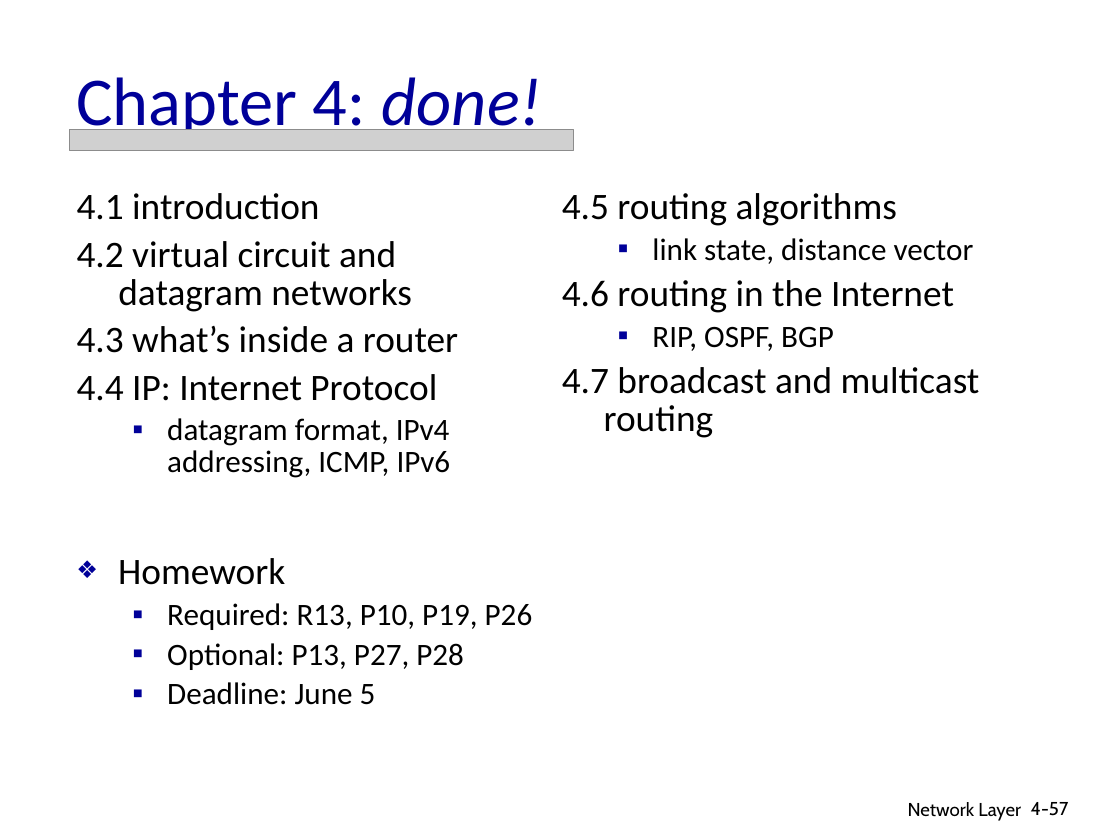
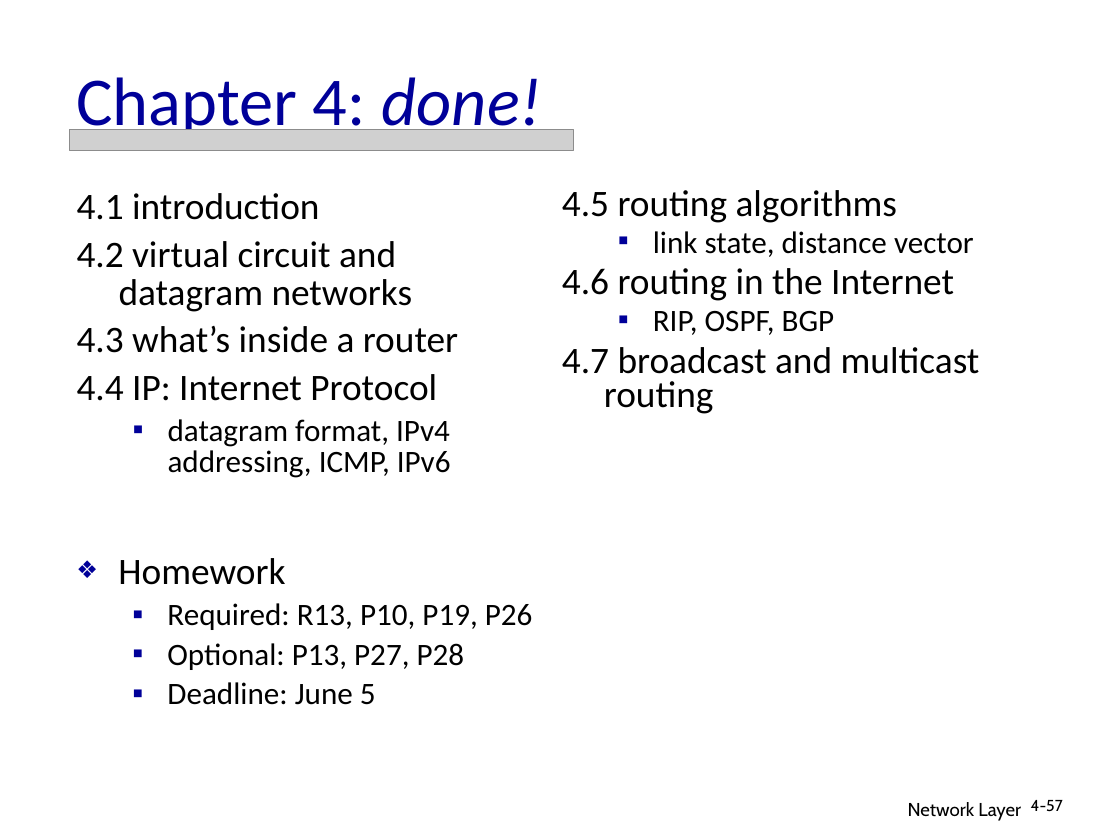
Before and after one commit to tomMoulard/PersonalSite, a slide deck: slide 57 of Main/assignment/network/Lecture_11_Ch04_Network_3.ppt. Drawn at 1120x840 pixels with LibreOffice and Linux fonts; fonts in the diff are those of the drawing; grey boxes stand for pictures. Boxes give left, top, right and bottom in pixels: in the first picture for what was removed or moved away, otherwise in the second. Text is boxed around its words. In the diff, an @@ line names an element or a change of style, - is before the commit and + after.

```diff
--- a/Main/assignment/network/Lecture_11_Ch04_Network_3.ppt
+++ b/Main/assignment/network/Lecture_11_Ch04_Network_3.ppt
@@ text "4.5 routing algorithms" at (562, 190, 980, 414): indent changed; line spacing 0.85 to 0.75 @@
@@ page number at (1031, 800, 1063, 812): size 12 to 10.2 pt; line spacing 1 to 0.9 @@
```
Also in this commit, not shown: 55 other slides changed, 37 other files.
